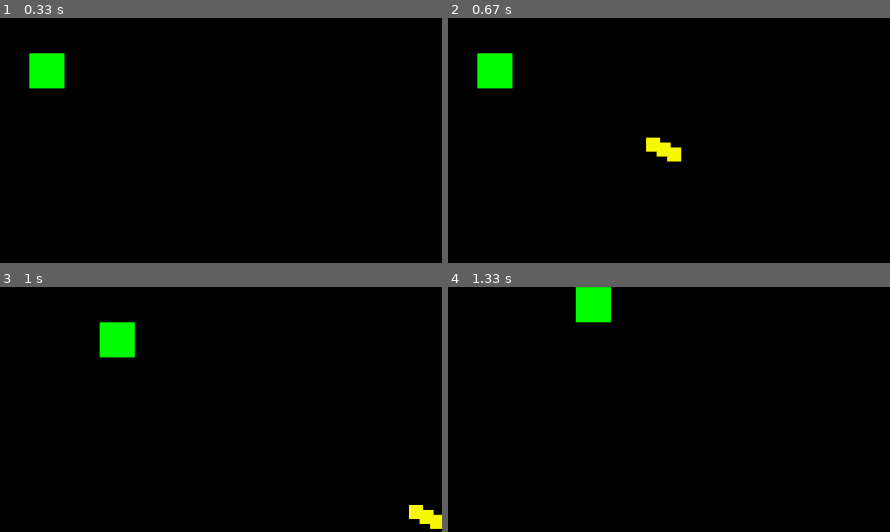
Above: before the commit, frames 1-4 (two rows, left to right).
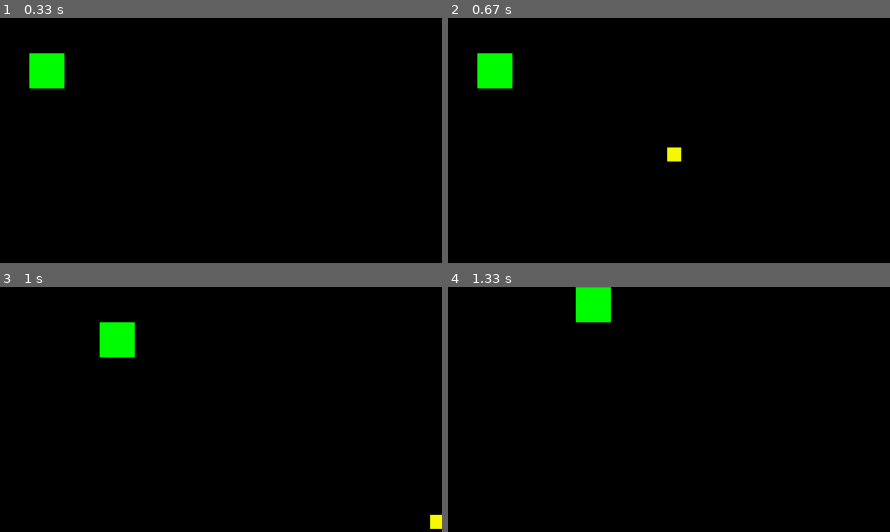
Above: after the commit, the same moments.

Repository: samsadlonka/yandex_pygame_project
Game: pygame game, started from main.py
Same seed, same stepped clock (60 frames per second), same inputs: the game is played once before the commit and once after it.
Inputs (mouse positions are % of the whole screen's width and height, from its top left):
- Up to frame 1 (0.33 s): no input
- Up to frame 2 (0.67 s): click (49, 48) at 0.38 s
- Up to frame 3 (1 s): hold Right from 0.67 s (still down)
- Up to frame 4 (1.33 s): release Right at 1.13 s; hold Up from 1.17 s (still down)
The pictures show only the part of the screen within x 3-53%, y 4-54%; the shares and areas given below are measured in that part.

Frame 1 is identical in both runs. In frame 2, 0.3% of the frame differs, in the area x 44-51%, y 48-57%; in frame 3, 0.3%; in frame 4, nothing differs.

Commit message:
добавил задержку для стрельбы

Diff:
--- a/main.py
+++ b/main.py
@@ -5,6 +5,8 @@
 WALL_WIDTH = WALL_HEIGHT = 32
 WALL_COLOR = 'red'
 LEVELS_DIR = 'levels'
+
+CAN_SHOOT_EVENT = pygame.USEREVENT + 3
 
 all_sprites = pygame.sprite.Group()  # все объекты
 bullets_group = pygame.sprite.Group()
@@ -29,6 +31,10 @@
 
         self.image = pygame.Surface((width, height))
         self.image.fill(color)
+
+        self.can_shoot_flag = True
+        self.weapon_delay = 200
+
 
     def move(self):
         keys = pygame.key.get_pressed()
@@ -54,7 +60,8 @@
 
         self.move()
         self.collide(collide_group)
-        if mouse_btns[0]:
+        if mouse_btns[0] and self.can_shoot_flag:
+            pygame.time.set_timer(CAN_SHOOT_EVENT, self.weapon_delay, True)
             self.shoot(mouse_pos, camera)
 
     def collide(self, collide_group):  # коллизия собственного производства
@@ -83,6 +90,7 @@
                 self.rect = self.rect.move(-self.speed[0], -self.speed[1])
 
     def shoot(self, pos, camera):
+        self.can_shoot_flag = False
         real_pos = camera.get_real_pos(pos)
         bullet = Bullet(self.rect.center, real_pos, (bullets_group, all_sprites))
 
@@ -169,7 +177,8 @@
         for event in pygame.event.get():
             if event.type == pygame.QUIT:
                 running = False
-
+            if event.type == CAN_SHOOT_EVENT:
+                player.can_shoot_flag = True
         # updates
         camera.update(player)
 
